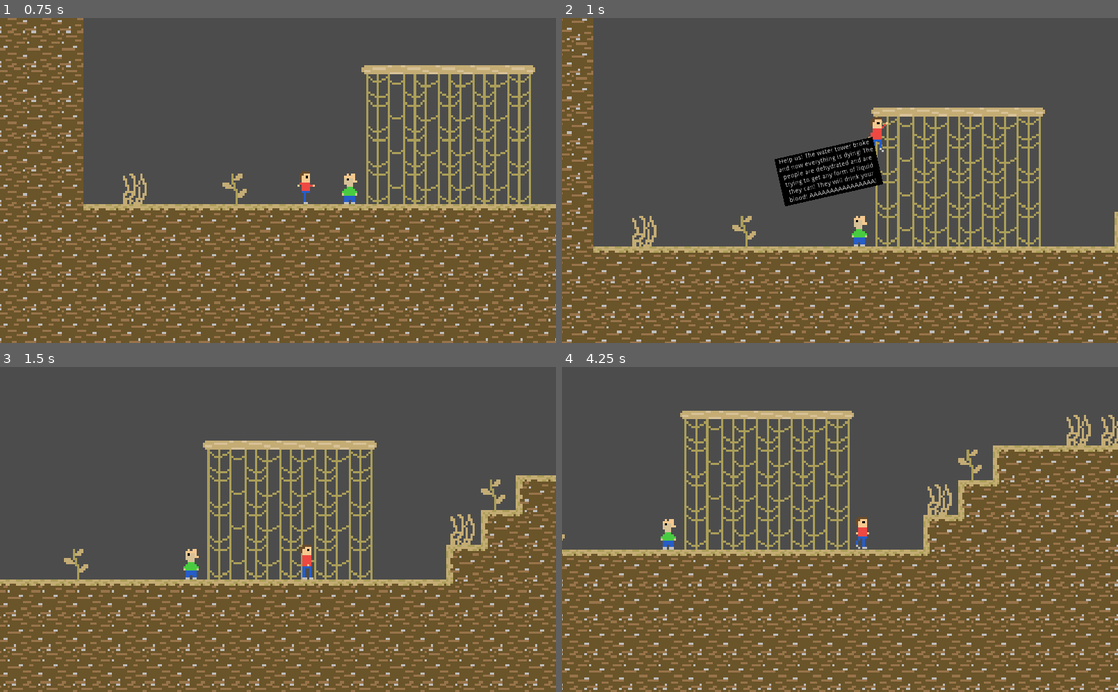
Above: before the commit, frames 1-4 (two rows, left to right).
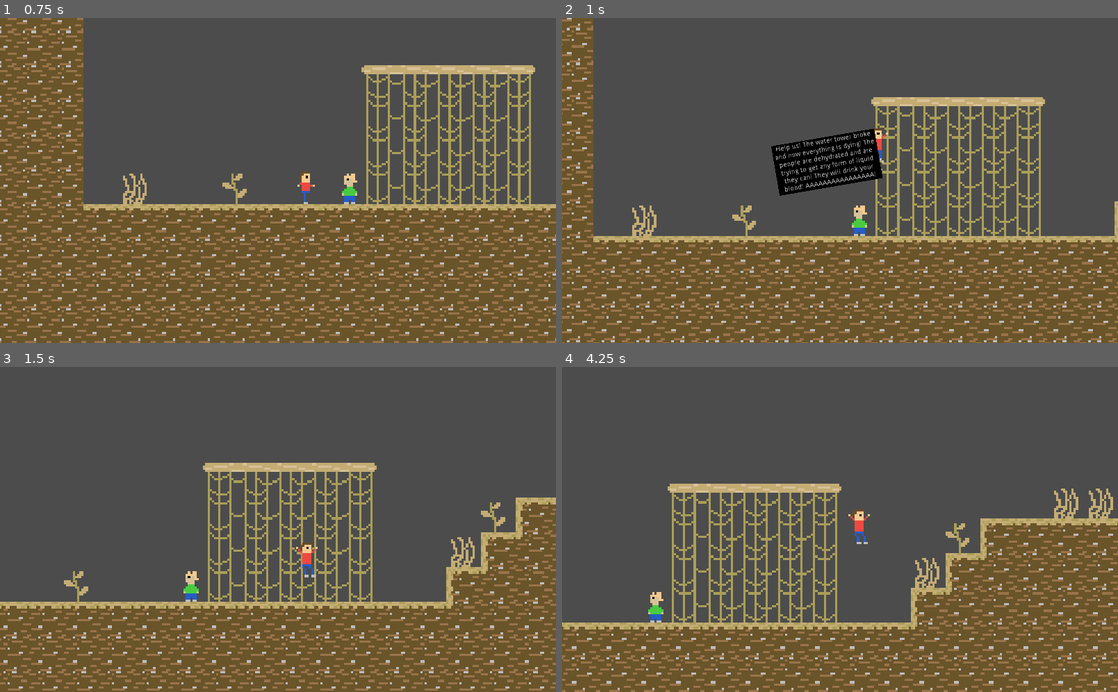
Above: after the commit, the same moments.

Repository: DucksAreMammals/WaterCollector
Game: Godot game, scene res://Scenes/Level.tscn
Two runs of this game, one before a commit and one after it. Both use one fixed random seed, a clock stepped at 60 frames per second and the inputs below.
Inputs:
- Up to frame 1 (0.75 s): hold Right (right) from 0.53 s (still down); hold X (run) from 0.53 s (still down)
- Up to frame 2 (1 s): keep holding Right (right); keep holding X (run); tap C (jump) at 0.77, 0.8 s
- Up to frame 3 (1.5 s): keep holding Right (right); tap C (jump) at 1.07, 1.35 s; release X (run) at 1.28 s
- Up to frame 4 (4.25 s): tap C (jump) at 1.52, 1.82, 2.3, 3.02, 3.32 s; tap X (run) at 1.55, 2.85 s; release Right (right) at 2.03 s; hold Left (left) 2.03-2.78 s; hold X (run) 2.03-2.78 s; hold Right (right) from 2.78 s (still down); hold C (jump) from 3.53 s (still down)

Frame 1 is identical in both runs. In frame 2, 23% of the frame differs, in the area x 0-100%, y 0-100%; in frame 3, 24%; in frame 4, 40%, in the area x 0-100%, y 13-100%.

Commit message:
Player can now jump higher when holding the jump button.

Diff:
--- a/Scripts/Player.gd
+++ b/Scripts/Player.gd
@@ -5,13 +5,13 @@
 export var friction := 0.5
 export var air_speed_reg := 2500.0
 export var air_speed_run := 5000.0
-export var jump_speed := 1000.0
+export var jump_speed := 750.0
 export var air_resistance := 0.8
 export var gravity := 1700.0
 
 export var invincibility_duration := 1.25
 
-export var x_hurt_bounce_speed := 750.0
+export var x_hurt_bounce_speed := 650.0
 export var y_hurt_bounce_speed := 500.0
 
 export var x_attack_bounce_speed := 0.0
@@ -20,6 +20,11 @@
 export var time_between_invincibility_blinks := 100000
 
 export var health := 30
+
+export var jump_continue_limit := 0.25
+
+var jump_continue := 0.0
+
 
 var air_speed
 var move_speed
@@ -60,8 +65,7 @@
 		$AnimatedSprite.play("idle")
 
 func _move(delta):
-	# TODO: Fix sliding on slopes
-
+	# Handle run input
 	if Input.is_action_pressed("run"):
 		move_speed = move_speed_run
 		air_speed = air_speed_run
@@ -77,20 +81,30 @@
 		velocity.x *= air_resistance
 		velocity.x += (Input.get_action_strength("right") - Input.get_action_strength("left")) * air_speed * delta
 
-	if Input.is_action_just_pressed("jump"):
-		if is_on_floor():
+	# Handle jump
+	if Input.is_action_pressed("jump"):
+		if is_on_floor() or (jump_continue > 0 and jump_continue < jump_continue_limit):
+			jump_continue += delta
 			velocity.y = -jump_speed
 			snapping = Vector2.ZERO
 	else:
-		snapping = Vector2.DOWN * 15
+		snapping = Vector2.DOWN * 5
+		jump_continue = 0
 
+	# Handle hitting ceiling
+	if is_on_ceiling():
+		jump_continue = 0
+
+	# Handle bouncing off of enemies
 	if bounce.length_squared() > 0:
 		velocity += bounce
 		bounce = Vector2.ZERO
 		snapping = Vector2.ZERO
 
+	# Handle gravity
 	velocity.y += gravity * delta
 
+	# Move
 	velocity = move_and_slide_with_snap(velocity, snapping, Vector2.UP, true)
 
 func _collide():
@@ -110,7 +124,8 @@
 				bounce.x = x_attack_bounce_speed
 
 				$Camera.shake()
-			# hitting players is handled by enemies
+			else:
+				_hit(collision.normal.x)
 
 func hit_by_enemy(direction):
 	_hit(direction)
